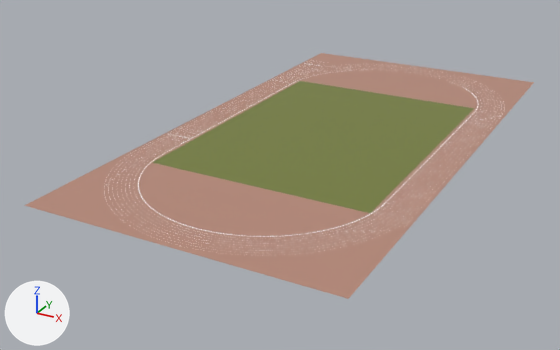
Before and after pictures for a commit that changed the FBX model Sports/AthleticsTrack.fbx.
Camera for both pictures: a 50 mm lens placed at (102.1, -218.2, 90.2), pointed at (-11.6, -11.5, -13.1). The axes (+X, +Y, +Z) are drawn at lower left. The lights are the same throughout. Where no turn or scale is listed for an object, it has been applied to the vertices.

Script lines for the objects in view, before the commit:
```python
mat_trackmat = principled_material('TrackMat')
mat_trackmat.base_color = (0.479, 0.254, 0.191)  # beige #b88a79
me_mesh_012 = bpy.data.meshes.new('Mesh.012')
me_mesh_012.from_pydata(...)  # 22885 vertices, 18800 faces; spans x -46.0..46.0, y -73.0..104.0, z 0.0
me_mesh_012.materials.append(mat_athleticstrackline)  # white #ffffff
me_plane = bpy.data.meshes.new('Plane')
me_plane.from_pydata(...)  # 16 vertices, 9 faces; spans x -1.33..1.33, y -1.89..1.83, z 0.0
# faces by material slot: [1, 8]
me_plane.materials.append(mat_trackgrass)  # yellow #767f3b
me_plane.materials.append(mat_trackmat)  # beige #b88a79
ob_tracklines = bpy.data.objects.new('TrackLines', me_mesh_012)
ob_tracklines.location = (0.0, -13.9, 0.0)
ob_trackplane = bpy.data.objects.new('TrackPlane', me_plane)
ob_trackplane.location = (0.0, 0.0, 0.0)
ob_trackplane.scale = (-35.4, -48.2, -35.4)
```
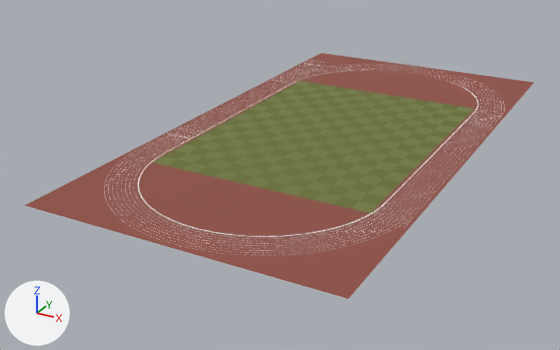
Pixel boxes (x1, y1, x2, y2) of what changed, in the pictures (560 x 350 px):
'TrackPlane', recoloured (beige to brown)
    both: (25, 53, 534, 299)

The change, as a list of edits to the scene's bpy script:
```text
Change mat_trackmat:
    mat_trackmat.base_color: (0.479, 0.254, 0.191) -> (0.281, 0.0793, 0.0586)  # beige #b88a79 -> brown #905044
```
